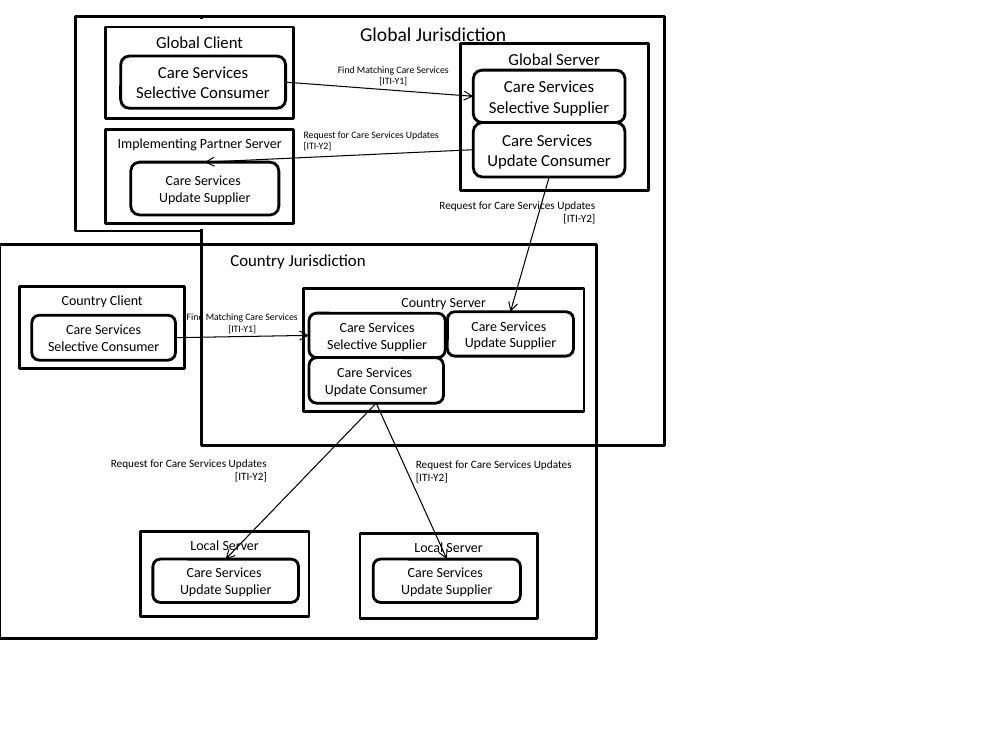
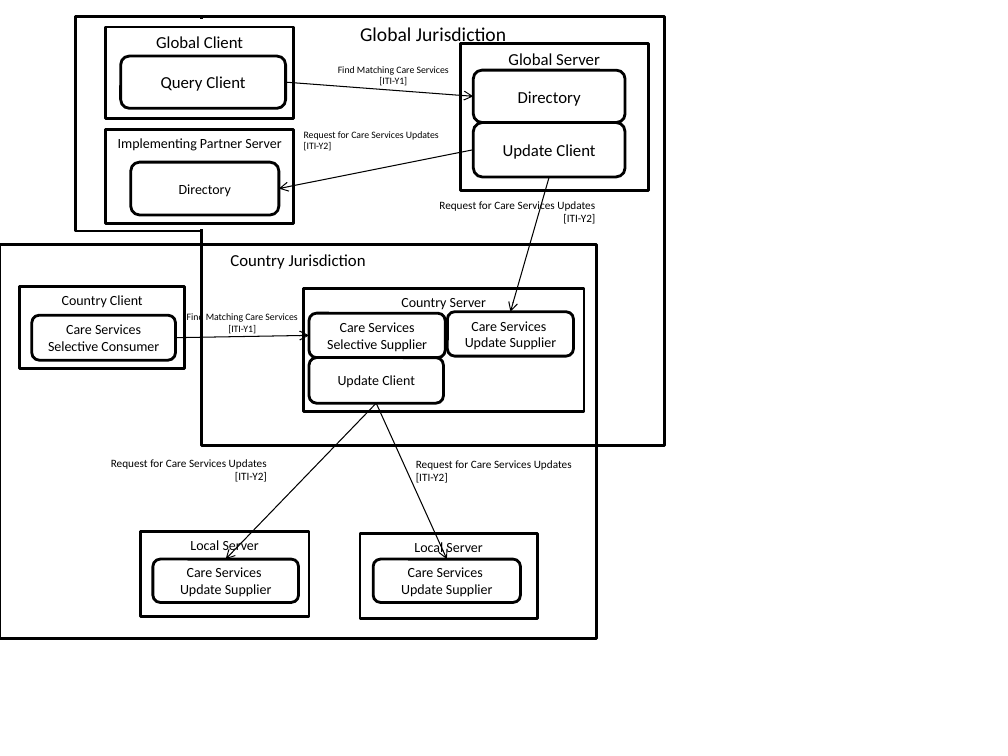
Before and after one commit to IHE/ITI.mCSD, a slide deck: slide 12 of input/images-source/mCSD Actors.pptx (slide 10 before the commit). Drawn at 1008x756 pixels with LibreOffice and Linux fonts; fonts in the diff are those of the drawing. Boxes give left, top, right and bottom in pixels: in the first picture for what was removed or moved away, otherwise in the second. Text is boxed around its words. In the diff, an @@ line names an element or a change of style, - is before the commit and + after.

```diff
--- a/input/images-source/mCSD Actors.pptx
+++ b/input/images-source/mCSD Actors.pptx
@@ text in rounded rectangle at [161,76,245,91]: text changed @@
-Care Services Selective Consumer
+Query Client
@@ text in rounded rectangle at [518,91,581,106]: text changed @@
-Care Services Selective Supplier
+Directory
@@ text in rounded rectangle at [503,144,595,159]: text changed @@
-Care Services
-Update Consumer
+Update Client
@@ arrow moved from (474, 150) - (205, 162) to (474, 150) - (279, 188) @@
@@ text in rounded rectangle at [179,184,231,197]: text changed @@
-Care Services
-Update Supplier
+Directory
@@ text in rounded rectangle at [338,375,415,388]: text changed @@
-Care Services
-Update Consumer
+Update Client
```
Also in this commit, not shown: 3 slides added, 39 other files.
